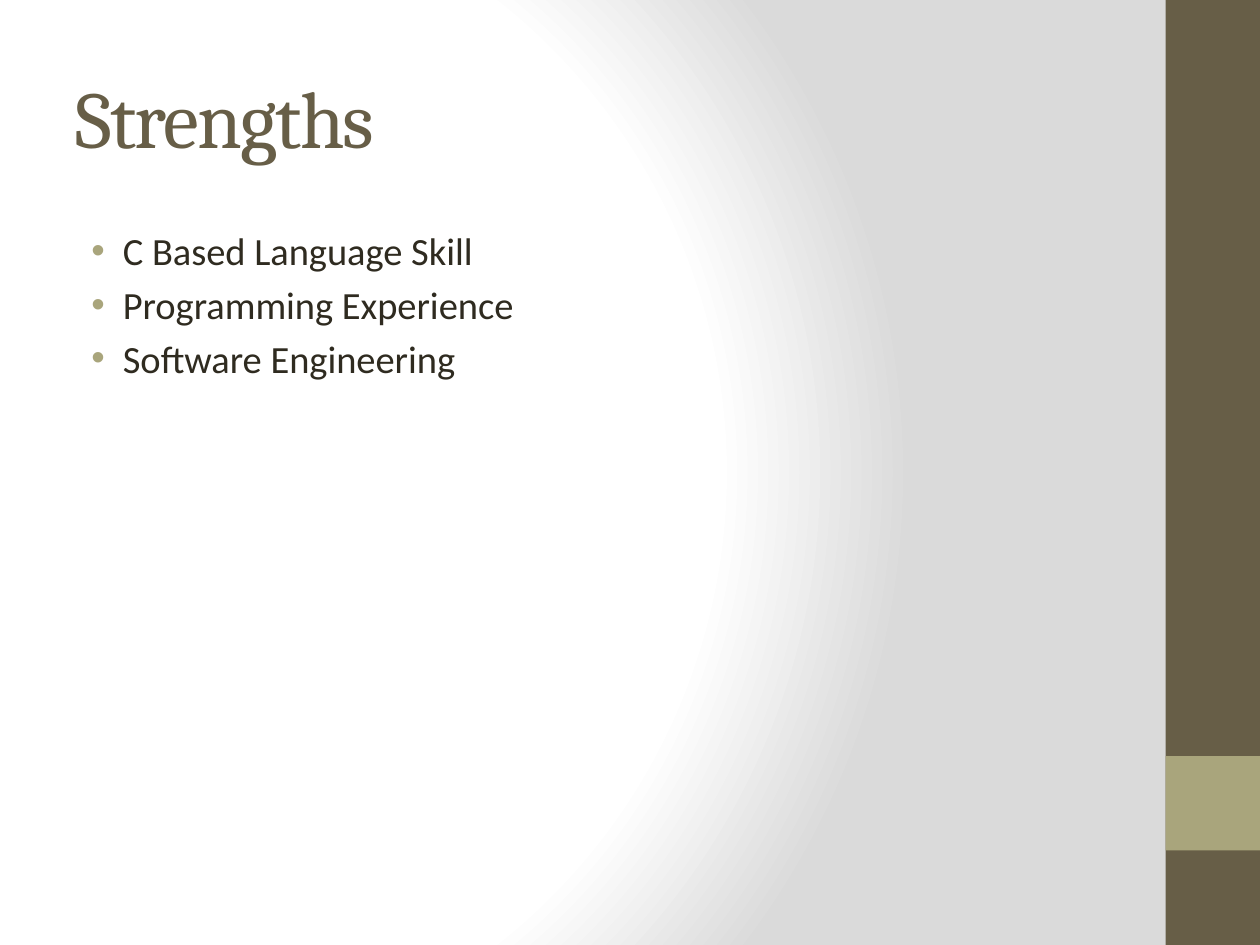
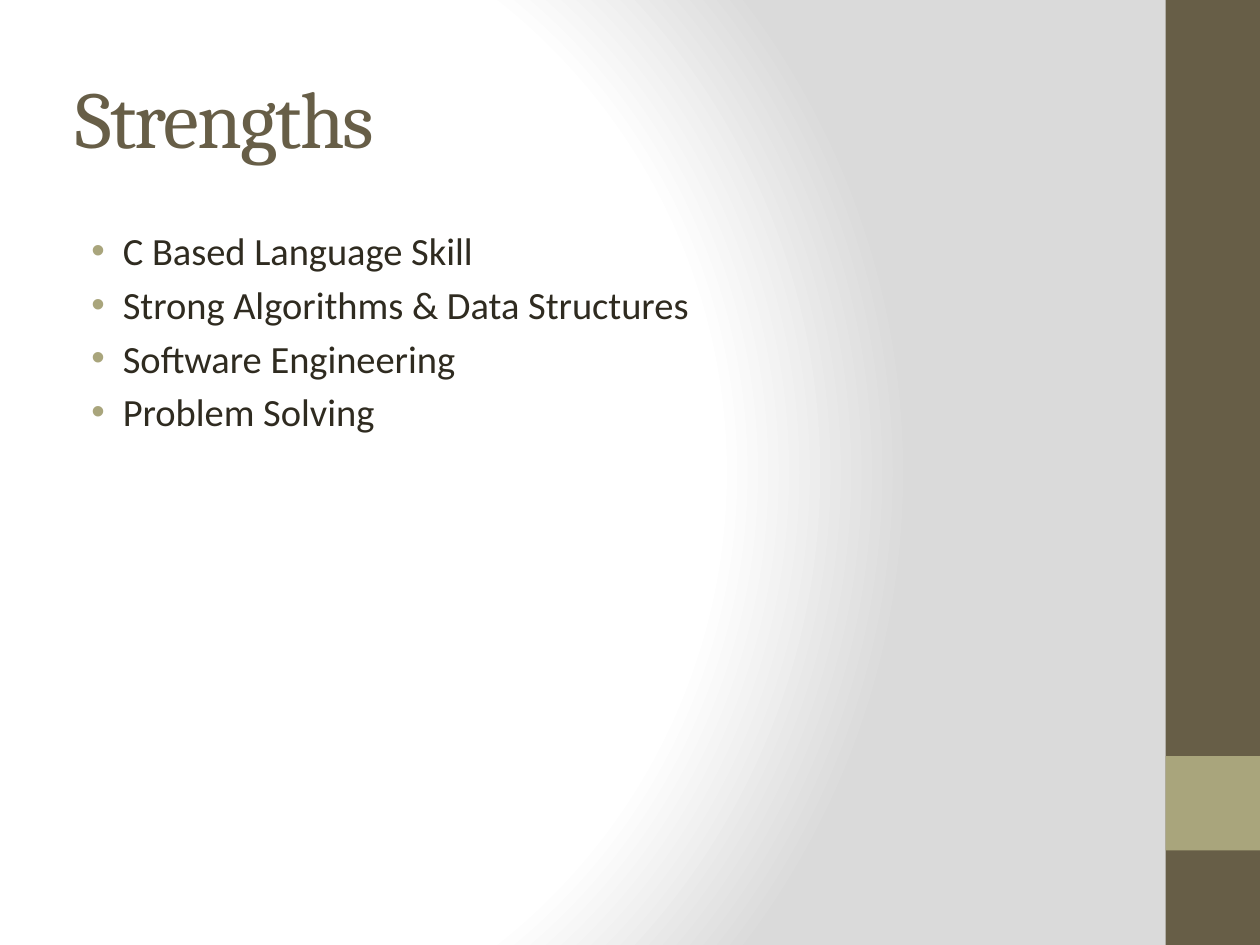
Before and after one commit to qpHalcy0n/SRDesign, a slide deck: slide 4 of Status Updates/2013 09 13.pptx (slide 3 before the commit). Drawn at 1260x945 pixels with LibreOffice and Linux fonts; fonts in the diff are those of the drawing. Boxes give left, top, right and bottom in pixels: in the first picture for what was removed or moved away, otherwise in the second. Text is boxed around its words. In the diff, an @@ line names an element or a change of style, - is before the commit and + after.

```diff
--- a/Status Updates/2013 09 13.pptx
+++ b/Status Updates/2013 09 13.pptx
@@ text at (123, 292, 688, 326): text changed @@
-• Programming Experience
+• Strong Algorithms & Data Structures
@@ text at (123, 399, 374, 433): paragraph added @@
+• Problem Solving
```
Also in this commit, not shown: 4 other slides changed, 2 slides added.
